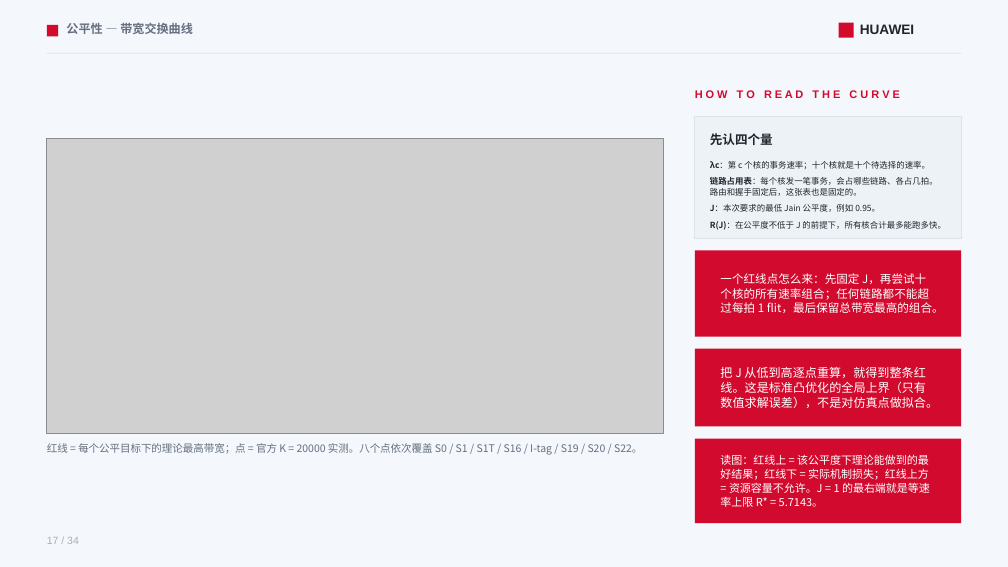
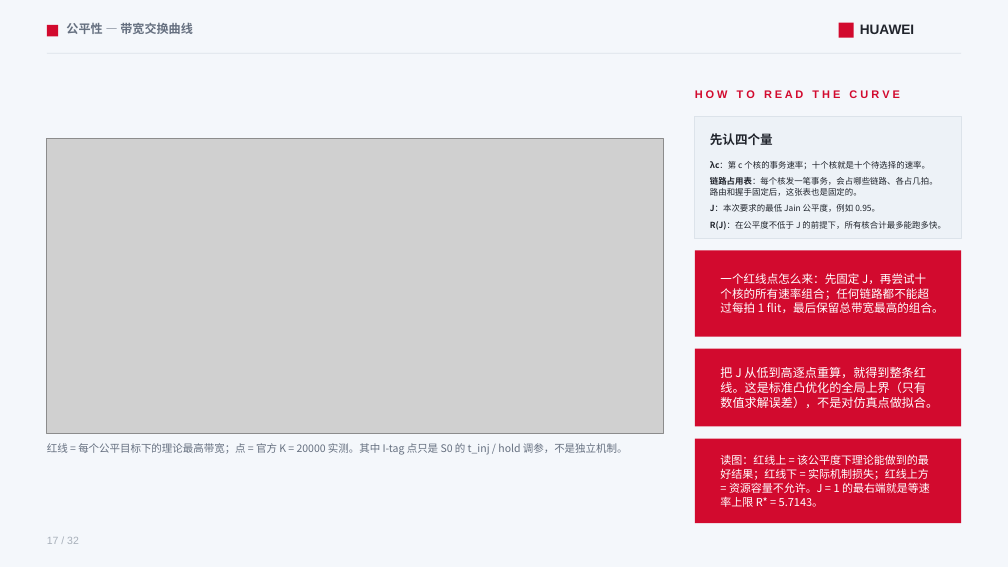
Before and after one commit to lukebest/booksim2, a slide deck: slide 17 of ppt/ring2-write-fairness.pptx. Drawn at 1008x567 pixels with LibreOffice and Linux fonts; fonts in the diff are those of the drawing; grey boxes stand for pictures. Boxes give left, top, right and bottom in pixels: in the first picture for what was removed or moved away, otherwise in the second. Text is boxed around its words. In the diff, an @@ line names an element or a change of style, - is before the commit and + after.

```diff
--- a/ppt/ring2-write-fairness.pptx
+++ b/ppt/ring2-write-fairness.pptx
@@ text at bbox=[47, 443, 628, 455]: text changed @@
-红线 = 每个公平目标下的理论最高带宽；点 = 官方 K = 20000 实测。八个点依次覆盖 S0 / S1 / S1T / S16 / I-tag / S19 / S20 / S22。
+红线 = 每个公平目标下的理论最高带宽；点 = 官方 K = 20000 实测。其中 I-tag 点只是 S0 的 t_inj / hold 调参，不是独立机制。
@@ text at bbox=[47, 537, 79, 544]: text changed @@
-17 / 34
+17 / 32
```
Also in this commit, not shown: 30 other slides changed, 2 slides removed, 10 other files.
